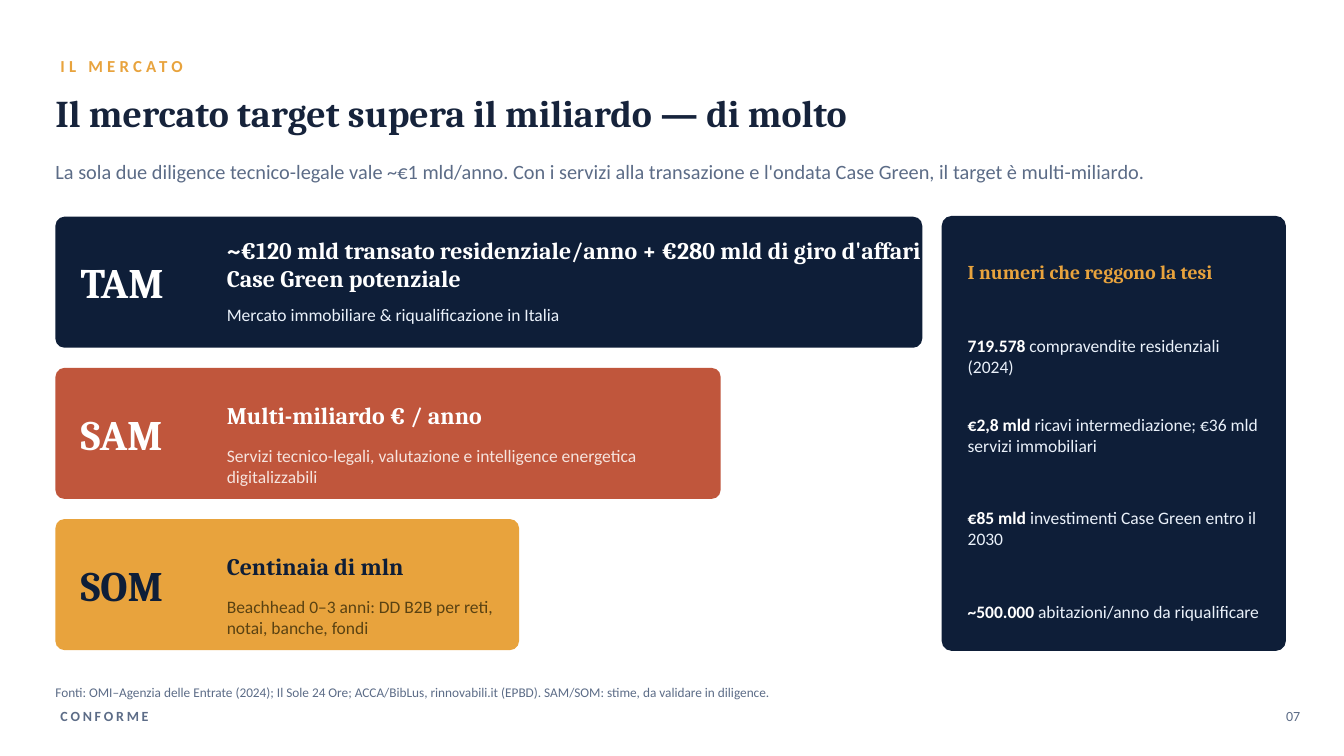
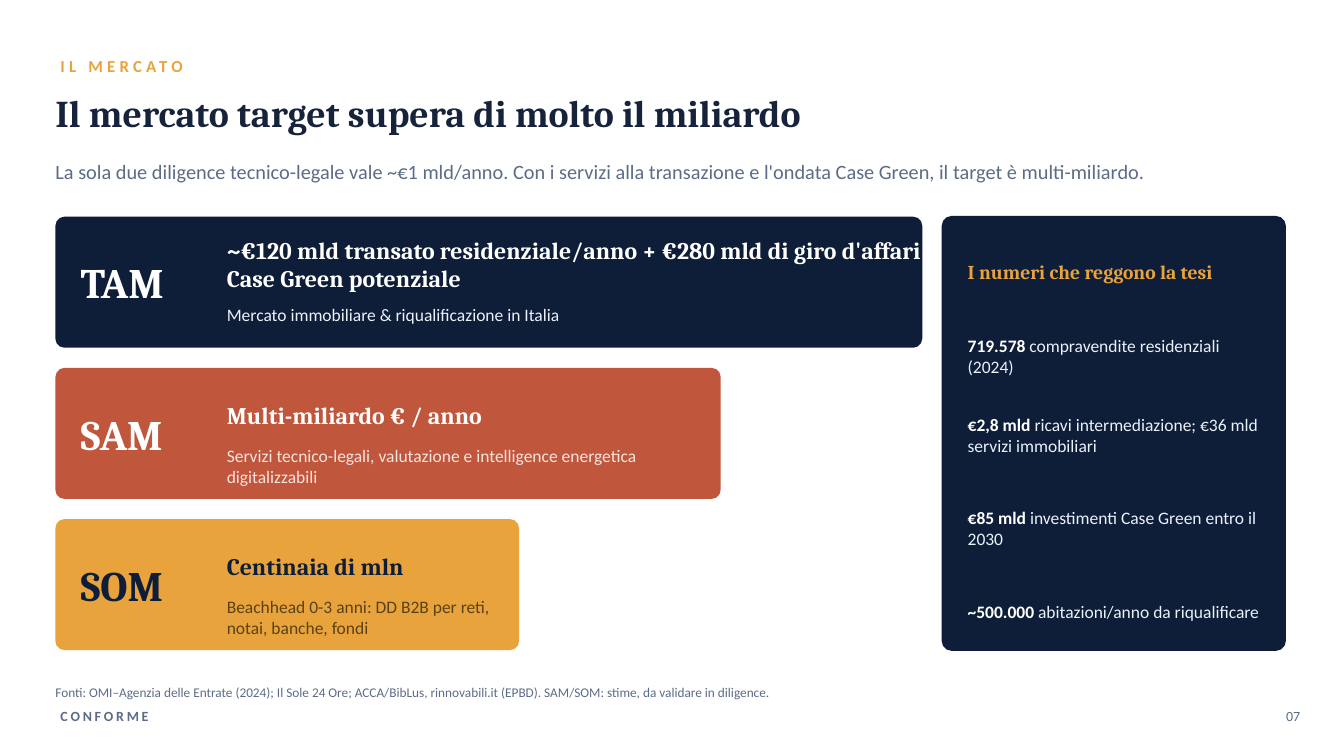
Before and after one commit to lucamartino-dev/Luca, a slide deck: slide 7 of proptech-deck/Conforme_Pitch.pptx. Drawn at 1344x756 pixels with LibreOffice and Linux fonts; fonts in the diff are those of the drawing. Boxes give left, top, right and bottom in pixels: in the first picture for what was removed or moved away, otherwise in the second. Text is boxed around its words. In the diff, an @@ line names an element or a change of style, - is before the commit and + after.

```diff
--- a/proptech-deck/Conforme_Pitch.pptx
+++ b/proptech-deck/Conforme_Pitch.pptx
@@ text at bbox=[55, 100, 801, 136]: text changed @@
-Il mercato target supera il miliardo — di molto
+Il mercato target supera di molto il miliardo
@@ text at bbox=[227, 601, 490, 636]: text changed @@
-Beachhead 0–3 anni: DD B2B per reti, notai, banche, fondi
+Beachhead 0-3 anni: DD B2B per reti, notai, banche, fondi
```
Also in this commit, not shown: 8 other slides changed, 3 slides added, 4 other files.
